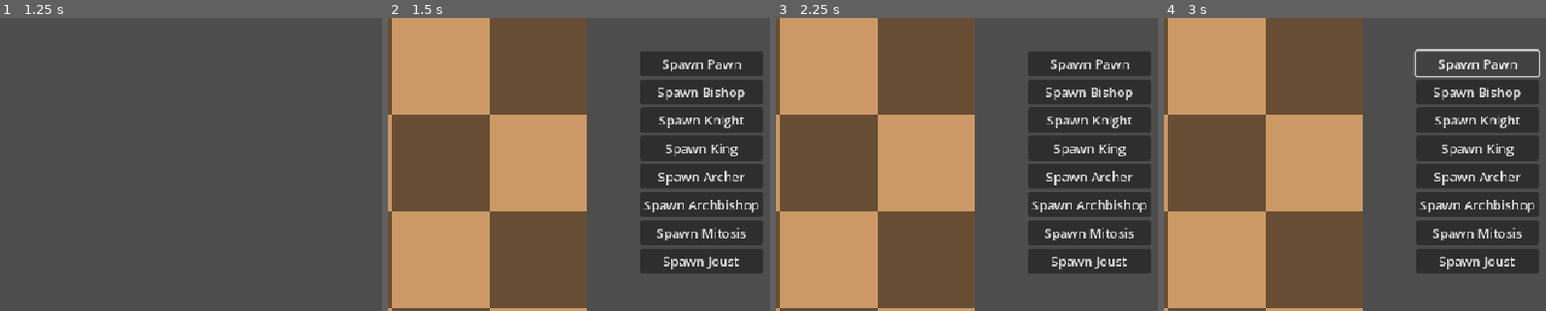
Above: before the commit, frames 1-4 (left to right).
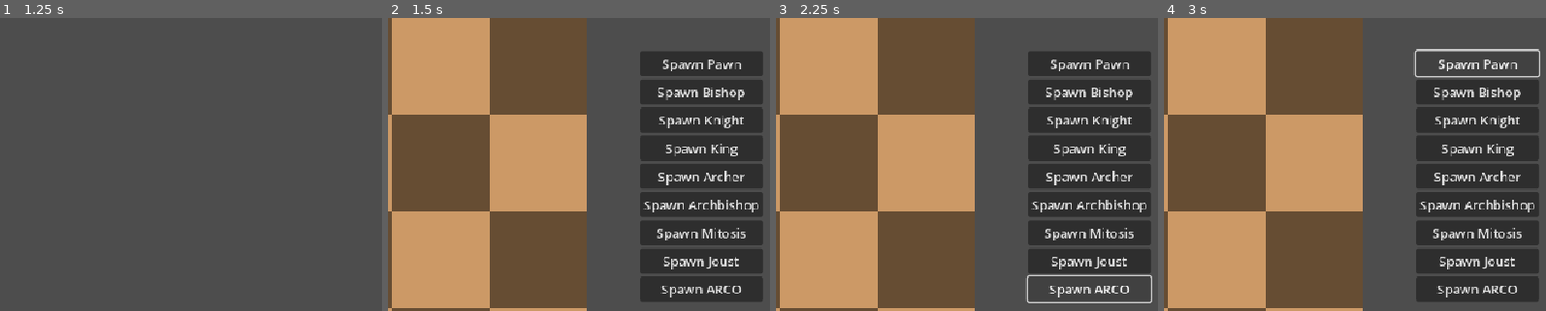
Above: after the commit, the same moments.

Repository: Wyadox/TurnBasedLite
Game: Godot game, scene res://scenes/game.tscn
Same seed, same stepped clock (60 frames per second), same inputs: the game is played once before the commit and once after it.
Inputs (mouse positions are % of the whole screen's width and height, from its top left):
- Up to frame 1 (1.25 s): click "Start" at 0.5 s
- Up to frame 2 (1.5 s): click "Human" at 1.25 s
- Up to frame 3 (2.25 s): click (91, 46) at 2 s, where only the run after the commit has a clickable "Spawn ARCO"
- Up to frame 4 (3 s): click "Spawn Pawn" at 2.75 s
The pictures show only the part of the screen within x 50-100%, y 0-50%; the shares and areas given below are measured in that part.

Frame 1 is identical in both runs. In frame 2, 2.7% of the frame differs, in the area x 65-98%, y 88-97%; in frame 3, 0.8%; in frame 4, 2.7%.

Commit message:
ArcoBishop Implementation
Added arcobishop implementation

Diff:
--- a/chess-game/scenes/game.tscn
+++ b/chess-game/scenes/game.tscn
@@ -108,6 +108,11 @@
 text = "Spawn Joust
 "
 
+[node name="Arco_Button" type="Button" parent="SetupPhaseUI/VBoxContainer"]
+layout_mode = 2
+text = "Spawn ARCO
+"
+
 [node name="MainMenu" type="Control" parent="."]
 layout_mode = 3
 anchors_preset = 0
@@ -174,6 +179,7 @@
 [connection signal="pressed" from="SetupPhaseUI/VBoxContainer/Archbishop_Button" to="SetupPhaseUI" method="_on_archbishop_button_pressed"]
 [connection signal="pressed" from="SetupPhaseUI/VBoxContainer/Mitosis_Button" to="SetupPhaseUI" method="_on_mitosis_button_pressed"]
 [connection signal="pressed" from="SetupPhaseUI/VBoxContainer/Joust_Button" to="SetupPhaseUI" method="_on_joust_button_pressed"]
+[connection signal="pressed" from="SetupPhaseUI/VBoxContainer/Arco_Button" to="SetupPhaseUI" method="_on_arco_button_pressed"]
 [connection signal="choose_op" from="MainMenu" to="OpponentUI" method="_on_main_menu_choose_op"]
 [connection signal="pressed" from="MainMenu/VBoxContainer/StartButton" to="MainMenu" method="_on_start_button_pressed"]
 [connection signal="pressed" from="MainMenu/VBoxContainer/OptionsButton" to="MainMenu" method="_on_options_button_pressed"]
--- a/chess-game/scripts/game.gd
+++ b/chess-game/scripts/game.gd
@@ -109,7 +109,7 @@
 func drop_piece():
 	var is_shooting = false
 	var is_jousting = false
-	var piece_captured = false
+	var piece_died = false
 	var to_move = get_pos_under_mouse()
 	var old_pos = selected_piece.board_position
 
@@ -119,7 +119,8 @@
 		var dest_piece = board.get_piece(to_move)
 		# Delete only if the target piece is of different color
 		if dest_piece != null and dest_piece.color != selected_piece.color:
-			piece_captured = true
+			if dest_piece.piece_type == Globals.PIECE_TYPES.JOUST_BISHOP:
+				piece_died = true
 			board.delete_piece(dest_piece)
 			selected_piece.move_position(selected_piece.board_position)
 			if selected_piece.piece_type == Globals.PIECE_TYPES.HORSE_ARCHER:
@@ -129,12 +130,14 @@
 		if is_shooting == false:
 			print(selected_piece.board_position - to_move)
 			selected_piece.move_position(to_move)
-		if is_jousting and piece_captured:
+		if is_jousting:
 			var joust_pos = to_move + joust_direction(old_pos, to_move)
 			dest_piece = board.get_piece(joust_pos)
 			board.delete_piece(dest_piece)
 			if dest_piece != null and valid_move(to_move, joust_pos):
 				selected_piece.move_position(joust_pos)
+		if piece_died:
+			board.delete_piece(selected_piece)
 
 		# - change currnet status of active color
 		status = Globals.COLORS.BLACK if status == Globals.COLORS.WHITE else Globals.COLORS.WHITE
@@ -206,6 +209,8 @@
 
 
 func player2_move():
+	var piece_died = false
+
 	# Make a move when player2 is AI, else default controller is with user itself
 	if player2_type == Globals.PLAYER_2_TYPE.AI:
 		var valid_moves = get_valid_moves()
@@ -218,8 +223,12 @@
 		var dest_piece = board.get_piece(pos)
 		# Delete only if the target piece is found
 		if dest_piece != null:
+			if dest_piece.piece_type == Globals.PIECE_TYPES.JOUST_BISHOP:
+				piece_died = true
 			board.delete_piece(dest_piece)
 		piece.move_position(pos)
+		if piece_died:
+			board.delete_piece(piece)
 		status = Globals.COLORS.BLACK if status == Globals.COLORS.WHITE else Globals.COLORS.WHITE
 		evaluate_end_game()
 
--- a/chess-game/scripts/globals.gd
+++ b/chess-game/scripts/globals.gd
@@ -19,7 +19,8 @@
 	HORSE_ARCHER,
 	ARCHBISHOP,
 	MITOSIS_PAWN,
-	JOUST_BISHOP
+	JOUST_BISHOP,
+	ARCOBISHOP
 }
 
 const SPRITE_MAPPING = {
@@ -33,7 +34,8 @@
 		PIECE_TYPES.HORSE_ARCHER: Vector2i(0, 3),
 		PIECE_TYPES.ARCHBISHOP: Vector2i(0, 2),
 		PIECE_TYPES.MITOSIS_PAWN: Vector2i(0, 5),
-		PIECE_TYPES.JOUST_BISHOP: Vector2i(0, 2)
+		PIECE_TYPES.JOUST_BISHOP: Vector2i(0, 2),
+		PIECE_TYPES.ARCOBISHOP: Vector2i(0, 2)
 	},
 	COLORS.WHITE:{
 		PIECE_TYPES.ROOK: Vector2i(1, 4),
@@ -45,7 +47,8 @@
 		PIECE_TYPES.HORSE_ARCHER: Vector2i(1, 3),
 		PIECE_TYPES.ARCHBISHOP: Vector2i(1, 2),
 		PIECE_TYPES.MITOSIS_PAWN: Vector2i(1, 5),
-		PIECE_TYPES.JOUST_BISHOP: Vector2i(1, 2)
+		PIECE_TYPES.JOUST_BISHOP: Vector2i(1, 2),
+		PIECE_TYPES.ARCOBISHOP: Vector2i(1, 2)
 	},
 }
 
--- a/chess-game/scripts/piece.gd
+++ b/chess-game/scripts/piece.gd
@@ -110,6 +110,7 @@
 		Globals.PIECE_TYPES.HORSE_ARCHER: return horse_archer_threat_pos()
 		Globals.PIECE_TYPES.ARCHBISHOP: return archbishop_threat_pos()
 		Globals.PIECE_TYPES.JOUST_BISHOP: return bishop_threat_pos()
+		Globals.PIECE_TYPES.ARCOBISHOP: return arcobishop_threat_pos()
 		_: return []
 
 func get_threatened_positions():
@@ -130,6 +131,7 @@
 		Globals.PIECE_TYPES.HORSE_ARCHER: return horse_archer_threat_pos()
 		Globals.PIECE_TYPES.ARCHBISHOP: return archbishop_threat_pos()
 		Globals.PIECE_TYPES.JOUST_BISHOP: return bishop_threat_pos()
+		Globals.PIECE_TYPES.ARCOBISHOP: return arcobishop_threat_pos()
 		_: return []
 
 
@@ -263,7 +265,7 @@
 	return positions
 
 
-# Bishop Moves
+# Arch Bishop Moves
 const ARCHBISHOP_BEAM_INCREMENTS = [[1, 1], [1, -1], [-1, 1], [-1, -1]]
 const ARCHBISHOP_SPOT_INCREMENTS = [[0, 1], [1, 0], [0, -1], [-1, 0]]
 func archbishop_threat_pos():
@@ -275,6 +277,20 @@
 			inc[0], inc[1]
 		)
 	for inc in ARCHBISHOP_SPOT_INCREMENTS:
+		var pos = board_handle.spot_search_threat(
+			color,
+			board_position[0], board_position[1],
+			inc[0], inc[1]
+		)
+		if pos != null:
+			positions.append(pos)
+	return positions
+
+# Arco Bishop Moves
+const ARCOBISHOP_SPOT_INCREMENTS = [[2, 2], [2, -2], [-2, 2], [-2, -2], [1, 1], [1, -1], [-1, 1], [-1, -1]]
+func arcobishop_threat_pos():
+	var positions = []
+	for inc in ARCOBISHOP_SPOT_INCREMENTS:
 		var pos = board_handle.spot_search_threat(
 			color,
 			board_position[0], board_position[1],
--- a/chess-game/scripts/setup_phase_ui.gd
+++ b/chess-game/scripts/setup_phase_ui.gd
@@ -87,3 +87,9 @@
 	print("Joust")
 	if (valid_spawn(Globals.PIECE_TYPES.JOUST_BISHOP)):
 		emit_signal("spawn_piece", Globals.PIECE_TYPES.JOUST_BISHOP)
+
+
+func _on_arco_button_pressed() -> void:
+	print("Arco")
+	if (valid_spawn(Globals.PIECE_TYPES.ARCOBISHOP)):
+		emit_signal("spawn_piece", Globals.PIECE_TYPES.ARCOBISHOP)
